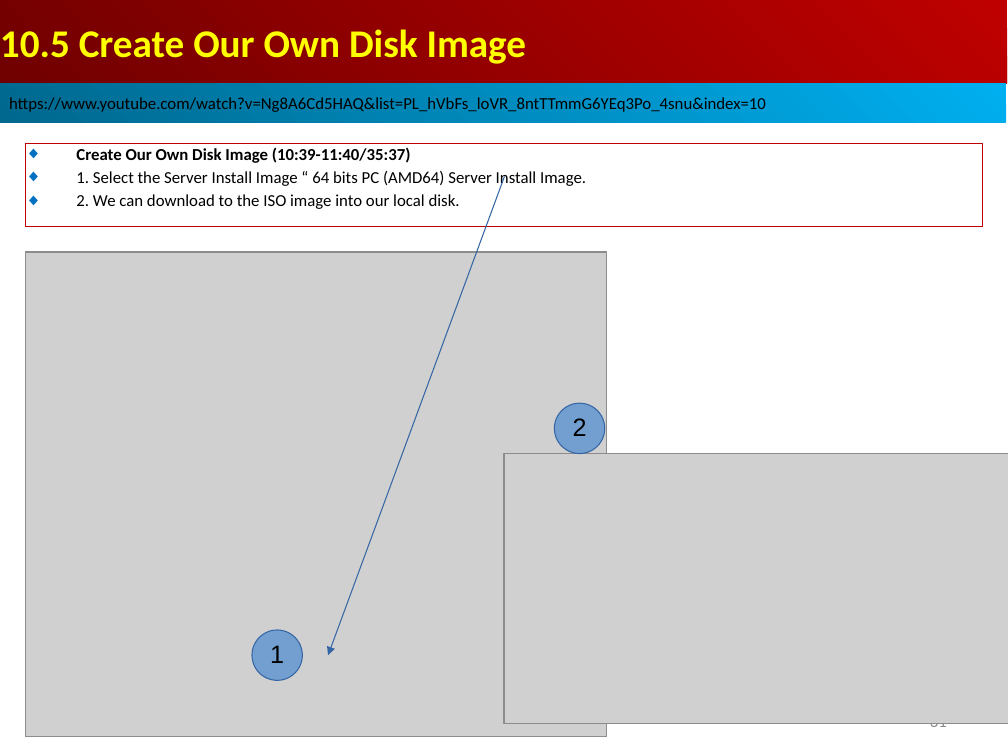
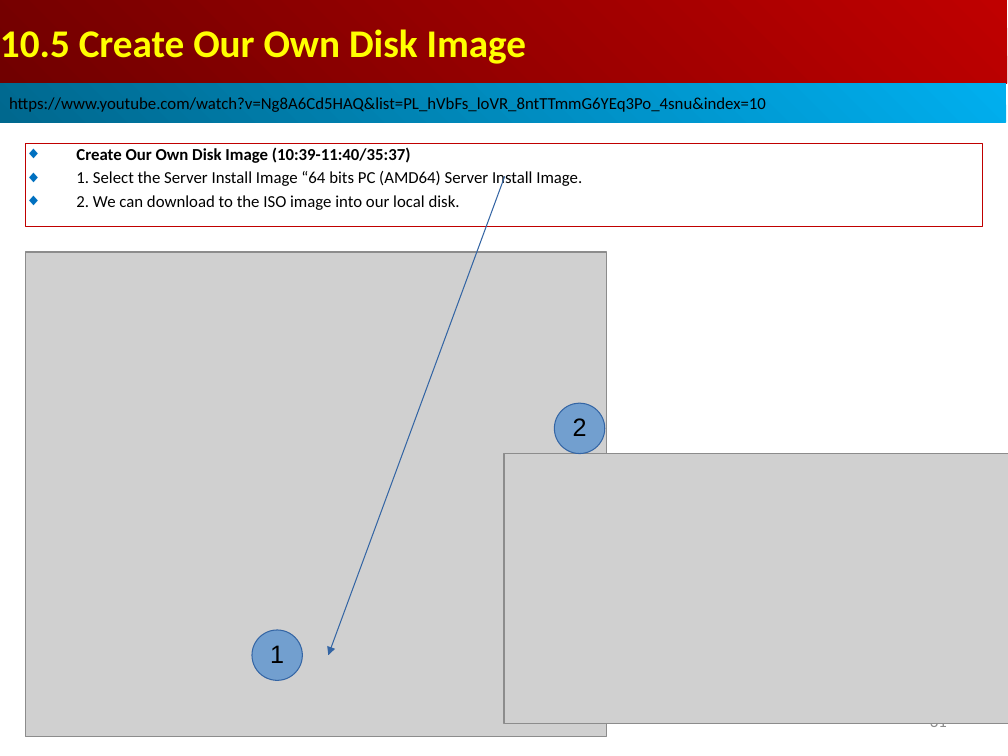
Before and after one commit to peterhchen/AIU_CS850_Gem5_McPAT, a slide deck: slide 31 of 050_Gem5/010.FullSys/000_Video/010.FullSystem.ppt. Drawn at 1008x756 pixels with LibreOffice and Linux fonts; fonts in the diff are those of the drawing; grey boxes stand for pictures. Boxes give left, top, right and bottom in pixels: in the first picture for what was removed or moved away, otherwise in the second. Text is boxed around its words. In the diff, an @@ line names an element or a change of style, - is before the commit and + after.

```diff
--- a/050_Gem5/010.FullSys/000_Video/010.FullSystem.ppt
+++ b/050_Gem5/010.FullSys/000_Video/010.FullSystem.ppt
@@ text in rectangle at bbox=[76, 171, 582, 188]: text changed @@
-◆ 1. Select the Server Install Image “ 64 bits PC (AMD64) Server Install Image.
+◆ 1. Select the Server Install Image “64 bits PC (AMD64) Server Install Image.
```
Also in this commit, not shown: 1 other slide changed, 3 slides added.
